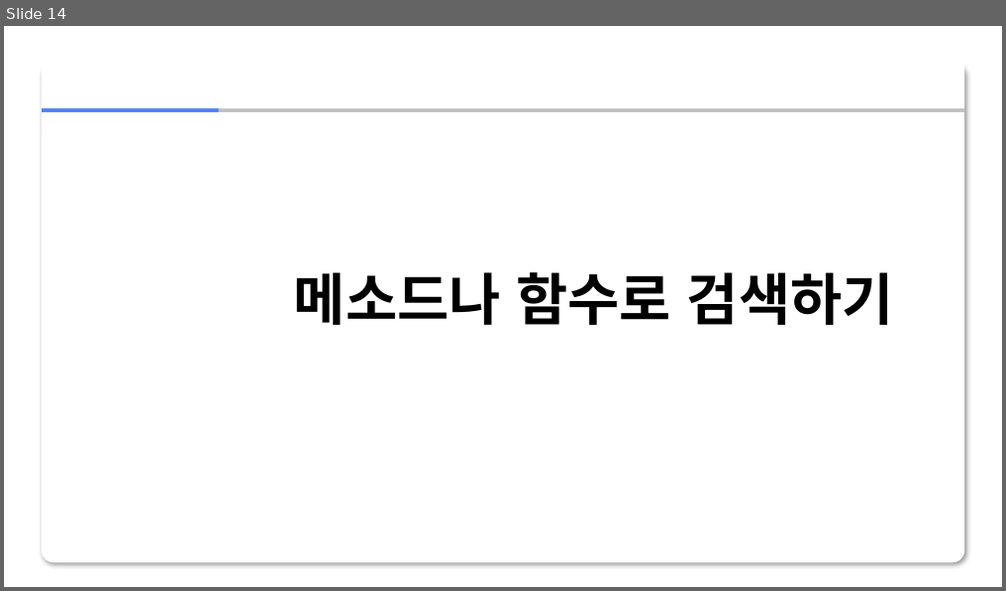
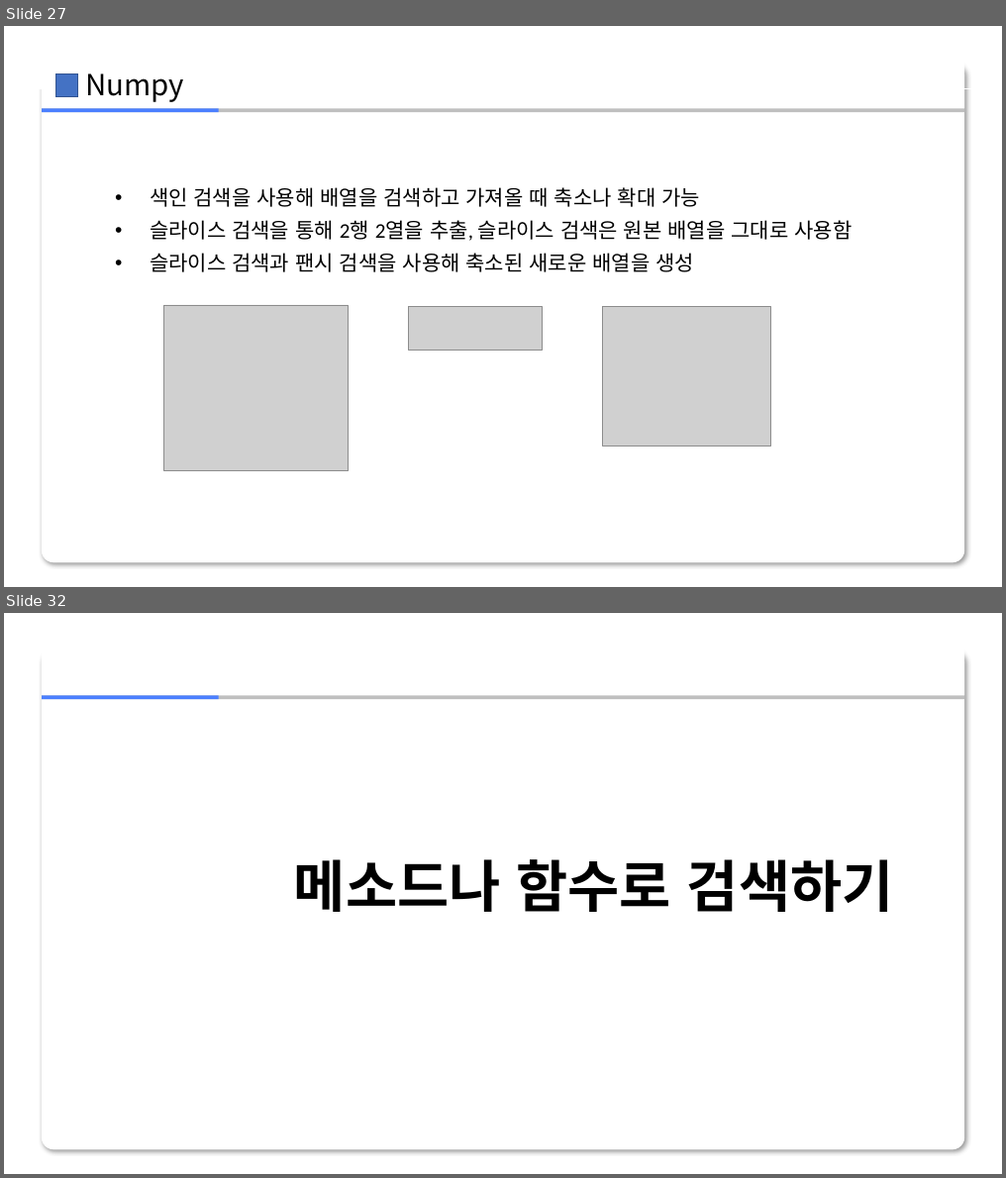
Before and after one commit to zerosum99/numpy_itple, a slide deck: 03장/[넘파이]03장.pptx. Shown one above the other, each under a label of ours: slide 14 before the commit, slides 27 and 32 after it; the slides between them are not shown. The pictures are 1006x591 and 1006x1178 pixels, drawn with LibreOffice and Linux fonts; fonts in the diff are those of the drawing; grey boxes stand for pictures; background and template pictures are left out. Boxes give left, top, right and bottom in pixels: in the first picture for what was removed or moved away, otherwise in the second. Text is boxed around its words. In the diff, an @@ line names an element or a change of style, - is before the commit and + after.

```diff
--- a/03장/[넘파이]03장.pptx
+++ b/03장/[넘파이]03장.pptx
@@ slide 27 added at <box>4,26,1002,587</box>, background #FFFFFF; not listed: 4 template elements that a slide beside it also shows @@
@@ rectangle added at <box>25,45,80,89</box>, fill #FFFFFF @@
@@ rectangle added at <box>55,74,78,96</box>, fill #4472C4, outline #325491 1 pt @@
@@ text added at <box>85,74,184,102</box>, 28 pt, text #000000 @@
+Numpy
@@ line added from (79, 88) to (994, 88), #FFFFFF 0.5 pt @@
@@ text added at <box>150,187,851,273</box>, 20 pt, text #000000 @@
+• 색인 검색을 사용해 배열을 검색하고 가져올 때 축소나 확대 가능
+• 슬라이스 검색을 통해 2행 2열을 추출, 슬라이스 검색은 원본 배열을 그대로 사용함
+• 슬라이스 검색과 팬시 검색을 사용해 축소된 새로운 배열을 생성
@@ text added at <box>295,253,524,273</box>, 18 pt, text #FFFFFF @@
+팬시검색을 이용한 축소
@@ picture added at <box>164,305,349,472</box> @@
@@ picture added at <box>409,307,543,350</box> @@
@@ picture added at <box>603,307,770,446</box> @@
@@ what was slide 14 is now slide 32 @@
```
Also in this commit, not shown: 12 slides changed, 22 other slides added, 3 slides removed, 1 other file.
